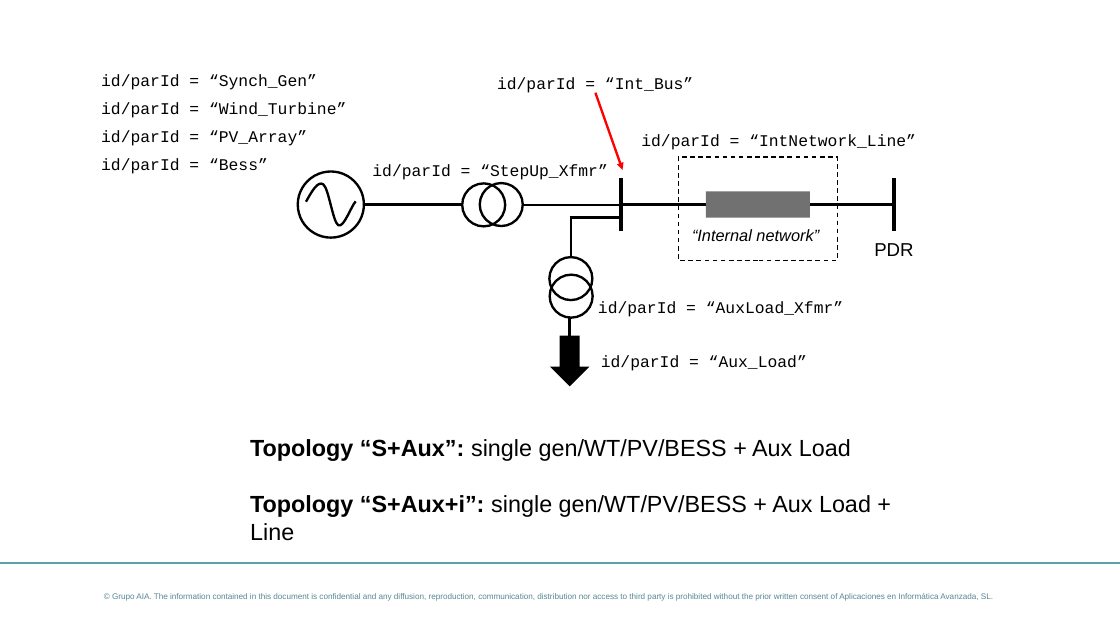
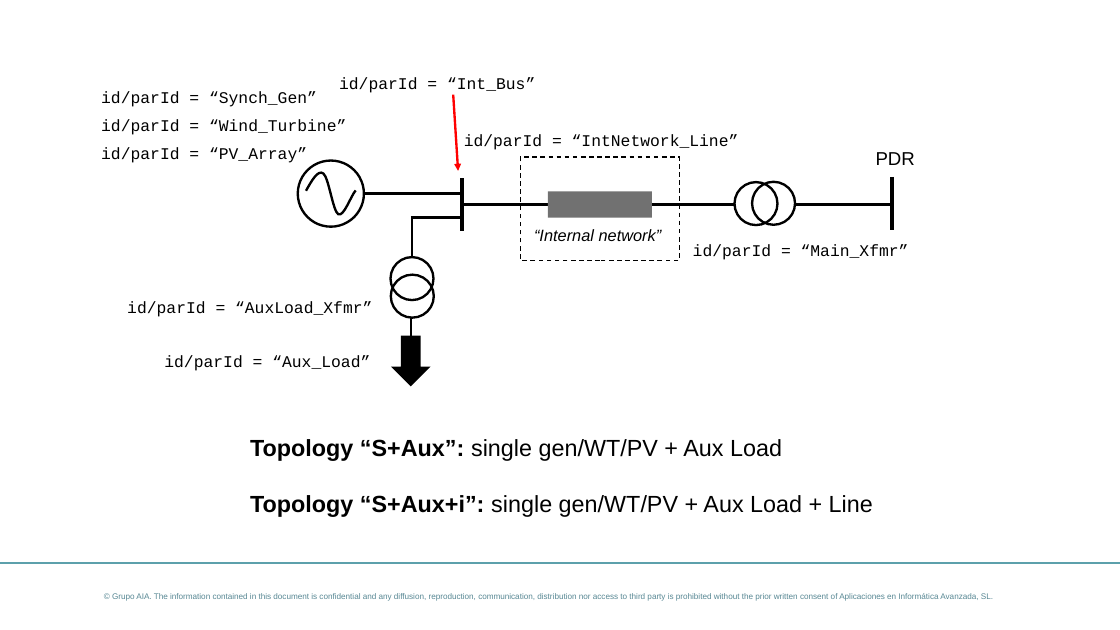
Before and after one commit to dynawo/dyn-grid-compliance-verification, a slide deck: slide 3 of docs/initialization/topology_catalog.pptx. Drawn at 1120x630 pixels with LibreOffice and Linux fonts; fonts in the diff are those of the drawing; background and template pictures are left out. Boxes give left, top, right and bottom in pixels: in the first picture for what was removed or moved away, otherwise in the second. Text is boxed around its words. In the diff, an @@ line names an element or a change of style, - is before the commit and + after.

```diff
--- a/docs/initialization/topology_catalog.pptx
+++ b/docs/initialization/topology_catalog.pptx
@@ 3 texts: place and size @@
-3 texts at <box>101,74,346,146</box>
+3 texts at <box>101,91,346,163</box>
@@ arrow moved from (596, 92) - (623, 170) to (454, 95) - (458, 171) @@
@@ text "id/parId = “IntNetwork_Line”": place and size @@
-text "id/parId = “IntNetwork_Line”" at <box>641,134,916,150</box>
+text "id/parId = “IntNetwork_Line”" at <box>464,134,739,150</box>
@@ text "PDR": place and size @@
-text "PDR" at <box>874,243,913,256</box>
+text "PDR" at <box>876,152,915,165</box>
@@ text removed at <box>101,158,268,174</box> @@
-id/parId = “Bess”
@@ 1 line, 1 ellipse, 1 freeform shape: place and size @@
-1 line, 1 ellipse, 1 freeform shape at <box>298,171,461,238</box>
+1 line, 1 ellipse, 1 freeform shape at <box>298,160,461,227</box>
@@ 2 ellipses, 1 line: place and size @@
-2 ellipses, 1 line at <box>462,183,621,226</box>
+2 ellipses, 1 line at <box>734,181,892,225</box>
@@ text at <box>693,244,909,260</box>: text changed @@
-id/parId = “StepUp_Xfmr”
+id/parId = “Main_Xfmr”
@@ text "id/parId = “AuxLoad_Xfmr”": place and size @@
-text "id/parId = “AuxLoad_Xfmr”" at <box>598,301,843,317</box>
+text "id/parId = “AuxLoad_Xfmr”" at <box>127,301,372,317</box>
@@ text "id/parId = “Aux_Load”": place and size @@
-text "id/parId = “Aux_Load”" at <box>601,355,807,371</box>
+text "id/parId = “Aux_Load”" at <box>164,355,370,371</box>
@@ 6 lines, 2 texts, 2 rectangles, 2 ellipses, 1 down arrow: place and size @@
-6 lines, 2 texts, 2 rectangles, 2 ellipses, 1 down arrow at <box>497,77,892,386</box>
+6 lines, 2 texts, 2 rectangles, 2 ellipses, 1 down arrow at <box>339,77,734,386</box>
@@ text at <box>250,439,873,517</box>: text changed @@
-Topology “S+Aux”: single gen/WT/PV/BESS + Aux Load
-Topology “S+Aux+i”: single gen/WT/PV/BESS + Aux Load + Line
+Topology “S+Aux”: single gen/WT/PV + Aux Load
+Topology “S+Aux+i”: single gen/WT/PV + Aux Load + Line
```
Also in this commit, not shown: 5 other slides changed, 12 other files.
